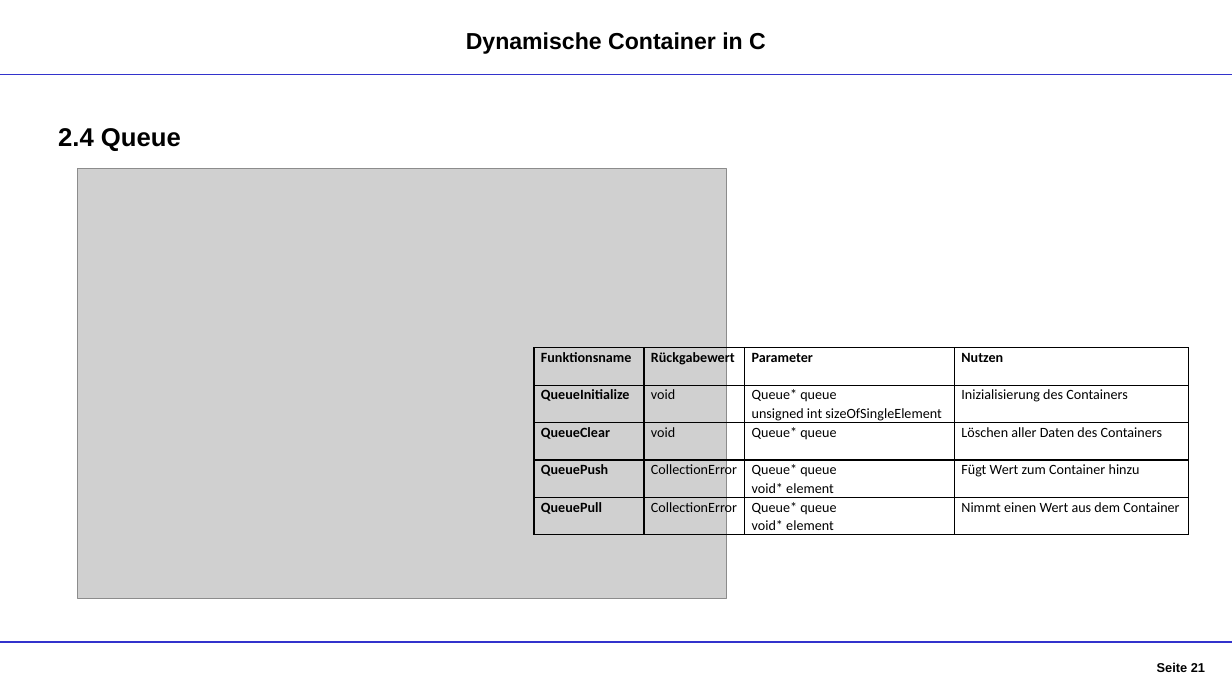
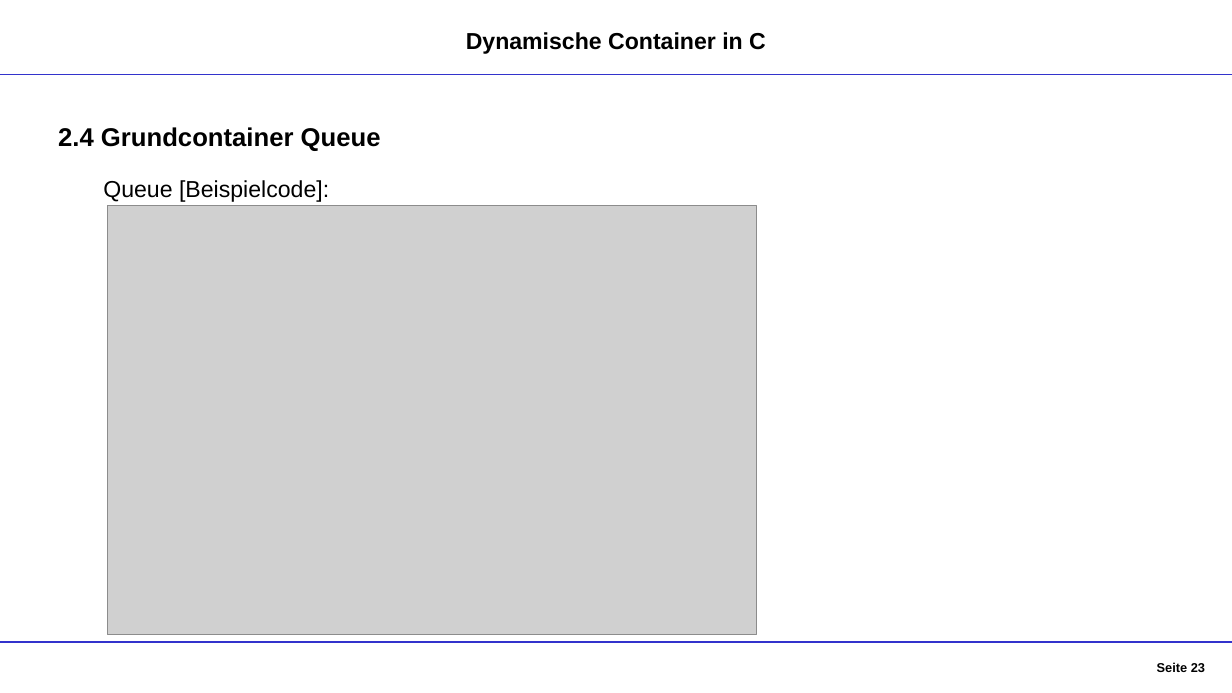
Before and after one commit to DennisGoss99/InPr_DynamicCollections, a slide deck: slide 23 of Dokumentation/Container - Präsentation.pptx (slide 21 before the commit). Drawn at 1232x693 pixels with LibreOffice and Linux fonts; fonts in the diff are those of the drawing; grey boxes stand for pictures. Boxes give left, top, right and bottom in pixels: in the first picture for what was removed or moved away, otherwise in the second. Text is boxed around its words. In the diff, an @@ line names an element or a change of style, - is before the commit and + after.

```diff
--- a/Dokumentation/Container - Präsentation.pptx
+++ b/Dokumentation/Container - Präsentation.pptx
@@ text at (58, 127, 381, 151): text changed @@
-2.4 Queue
+2.4 Grundcontainer Queue
@@ text added at (103, 180, 329, 202), 18 pt, text #000000 @@
+Queue [Beispielcode]:
@@ picture: place and size @@
-picture at (77, 169, 726, 599)
+picture at (107, 205, 757, 635)
@@ table removed at (534, 348, 1189, 535), 5 rows, 4 columns @@
-Funktionsname | Rückgabewert | Parameter | Nutzen
-QueueInitialize | void | Queue* queue / unsigned int sizeOfSingleElement | Inizialisierung des Containers
-QueueClear | void | Queue* queue | Löschen aller Daten des Containers
-QueuePush | CollectionError | Queue* queue / void* element | Fügt Wert zum Container hinzu
-QueuePull | CollectionError | Queue* queue / void* element | Nimmt einen Wert aus dem Container
@@ page number at (1157, 662, 1205, 672): text changed @@
-Seite 21
+Seite 23
```
Also in this commit, not shown: 22 other slides changed, 4 slides added, 1 slide removed.
